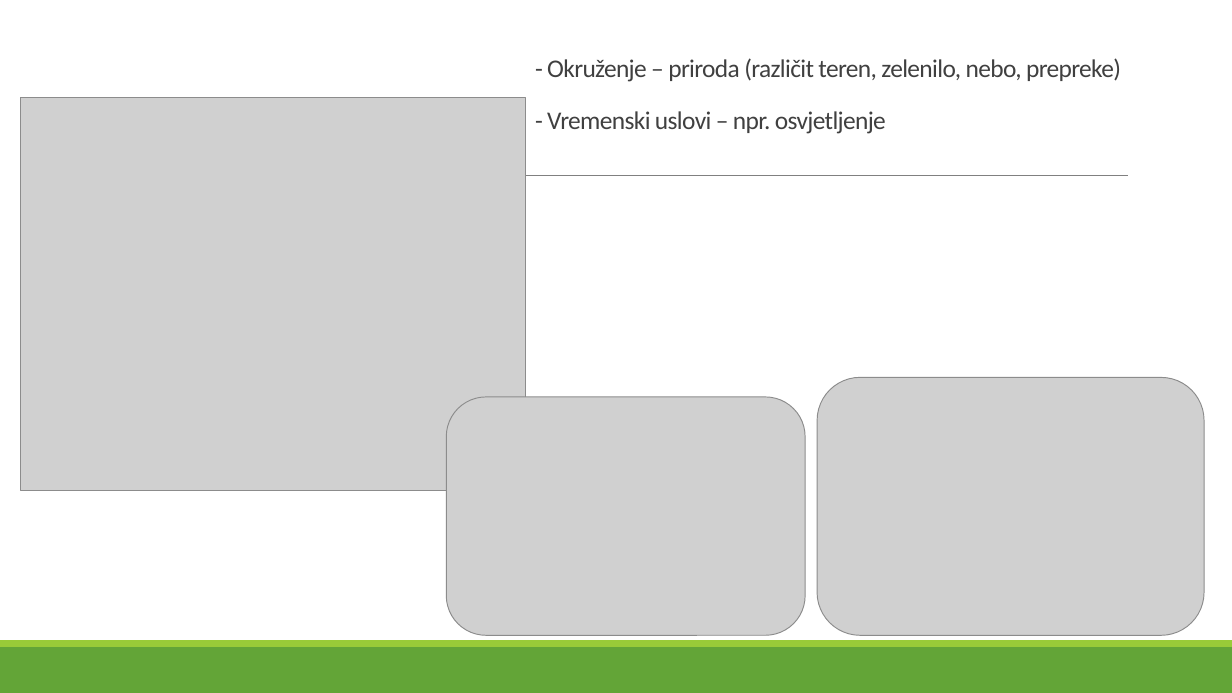
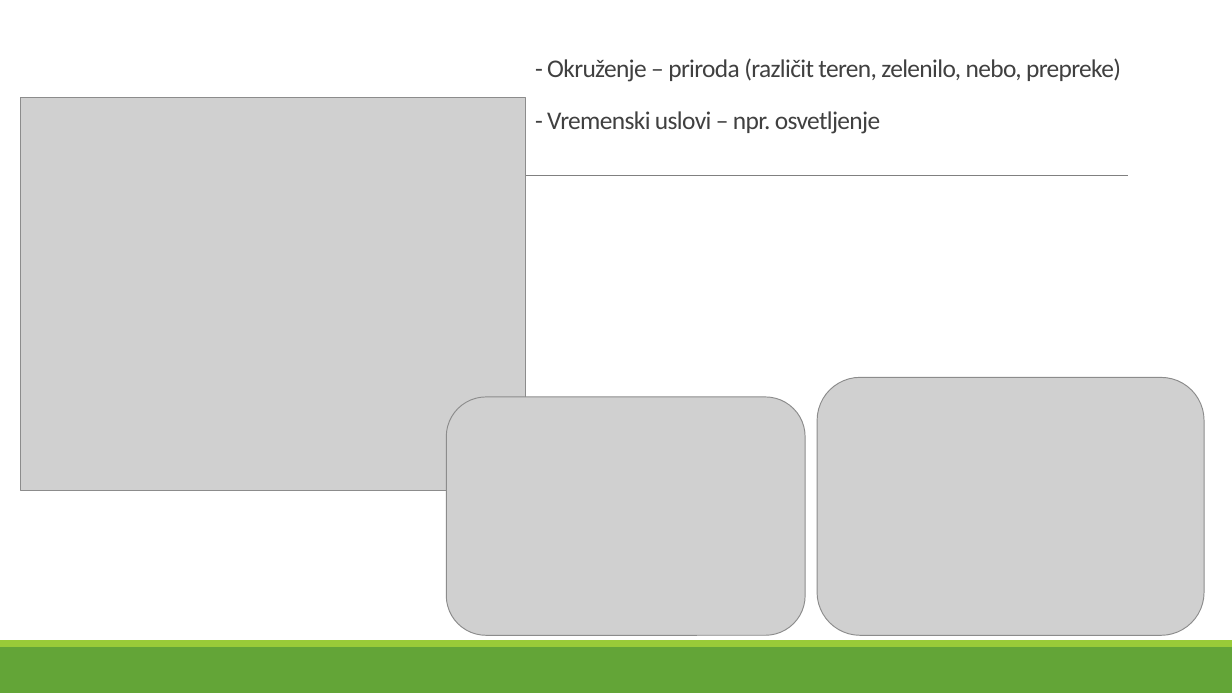
Before and after one commit to ckraisnikovic/softComputing, a slide deck: slide 4 of Detekcija i praćenje golf loptice na golf terenu.pptx. Drawn at 1232x693 pixels with LibreOffice and Linux fonts; fonts in the diff are those of the drawing; grey boxes stand for pictures. Boxes give left, top, right and bottom in pixels: in the first picture for what was removed or moved away, otherwise in the second. Text is boxed around its words. In the diff, an @@ line names an element or a change of style, - is before the commit and + after.

```diff
--- a/Detekcija i praćenje golf loptice na golf terenu.pptx
+++ b/Detekcija i praćenje golf loptice na golf terenu.pptx
@@ title at (x1=547, y1=58, x2=1121, y2=134): text changed @@
-- Okruženje – priroda (različit teren, zelenilo, nebo, prepreke)
-- Vremenski uslovi – npr. osvjetljenje
+- Okruženje – priroda (različit teren, zelenilo, nebo, prepreke)
+- Vremenski uslovi – npr. osvetljenje
```
Also in this commit, not shown: 12 other slides changed, 4 slides added.
